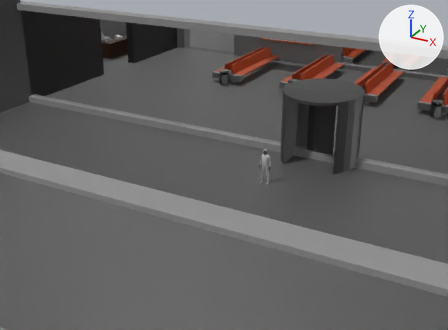
The FBX model Assets/Models/level/trainstationlevel4.fbx: old version first, new version second.
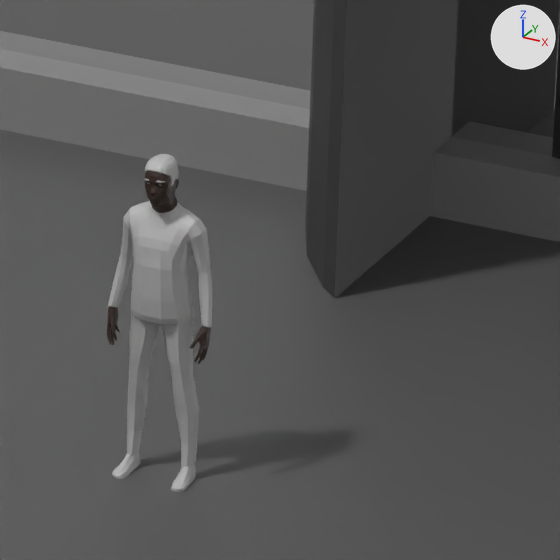
There are two pictures of each version: one from a 50 mm lens placed at (9.38, -23.63, 12.23), pointed at (-3.11, -0.93, 0.88), one close up on the part from 55% to 69% of the width and 40% to 58% of the height. Lighting does not change. The marker at upper right points along +X, +Y and +Z. Where no turn or scale is listed for an object, it has been applied to the vertices.

Names of what the first close-up shows: 'Enterance', 'Human 2', 'trainstation'.
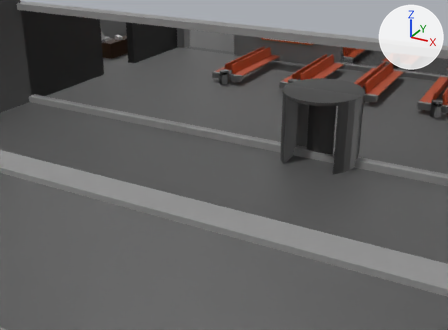
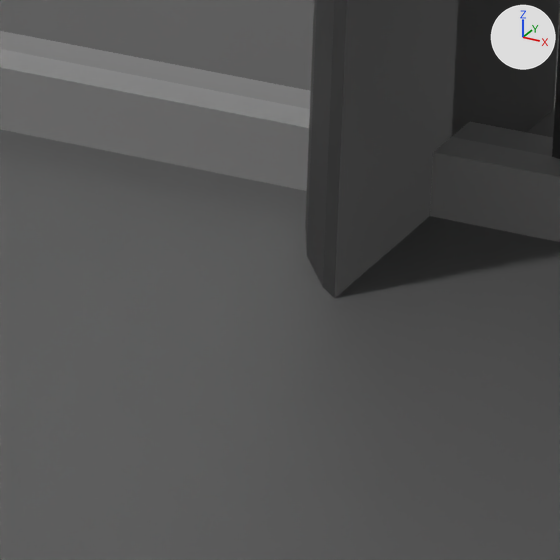
What differs and where, as boxes [x1, y1, x2, y2] in the close-ups (560 x 560 px):
```json
{"object": "Human 2", "change": "deleted", "before": [107, 154, 212, 492], "faces in mat_rex_rough (its picture is missing)": [108, 154, 212, 492], "faces in mat_rex_skin (brown #36271f)": [107, 171, 211, 364]}
```

Edits to the scene script, one JSON object a line:
```json
{"op": "remove", "block": "ob_human_2", "code": ["ob_human_2 = bpy.data.objects.new('Human 2', me_human_001)", "ob_human_2.location = (-1.471, 0.0, 0.0)"]}
```
